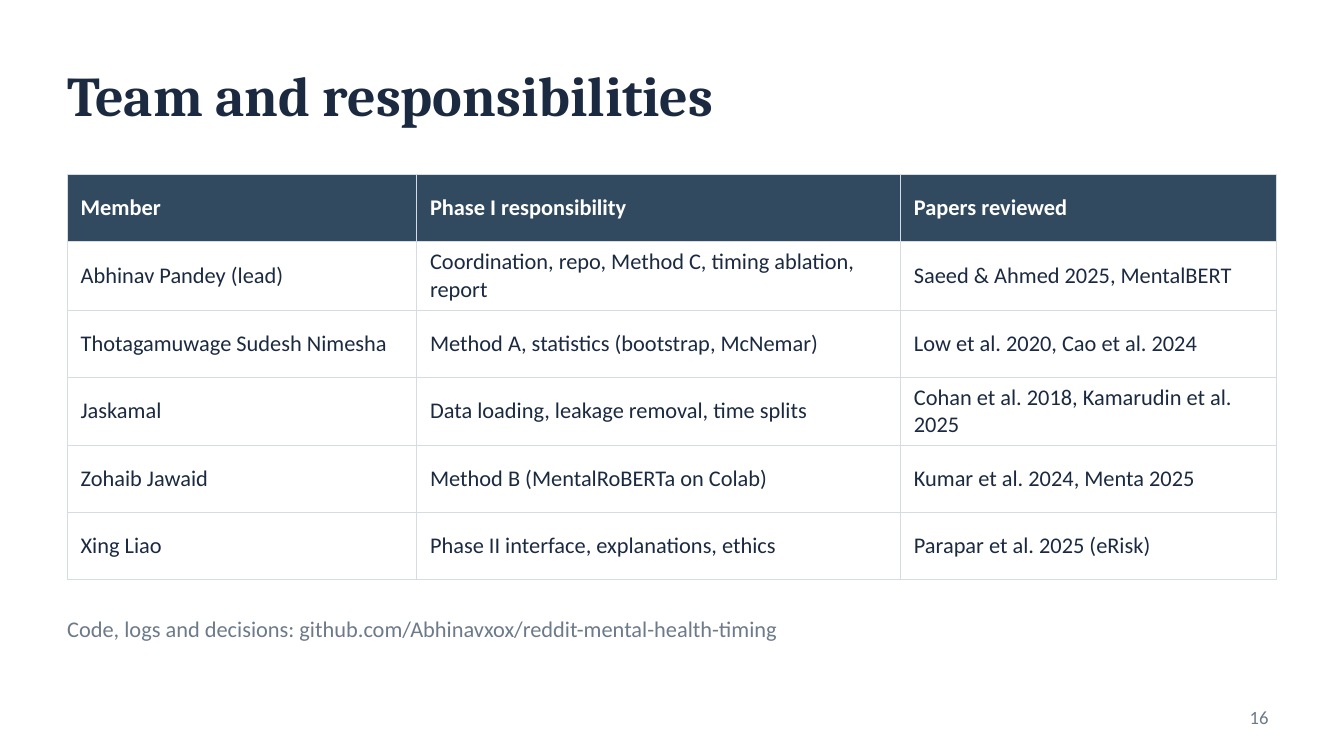
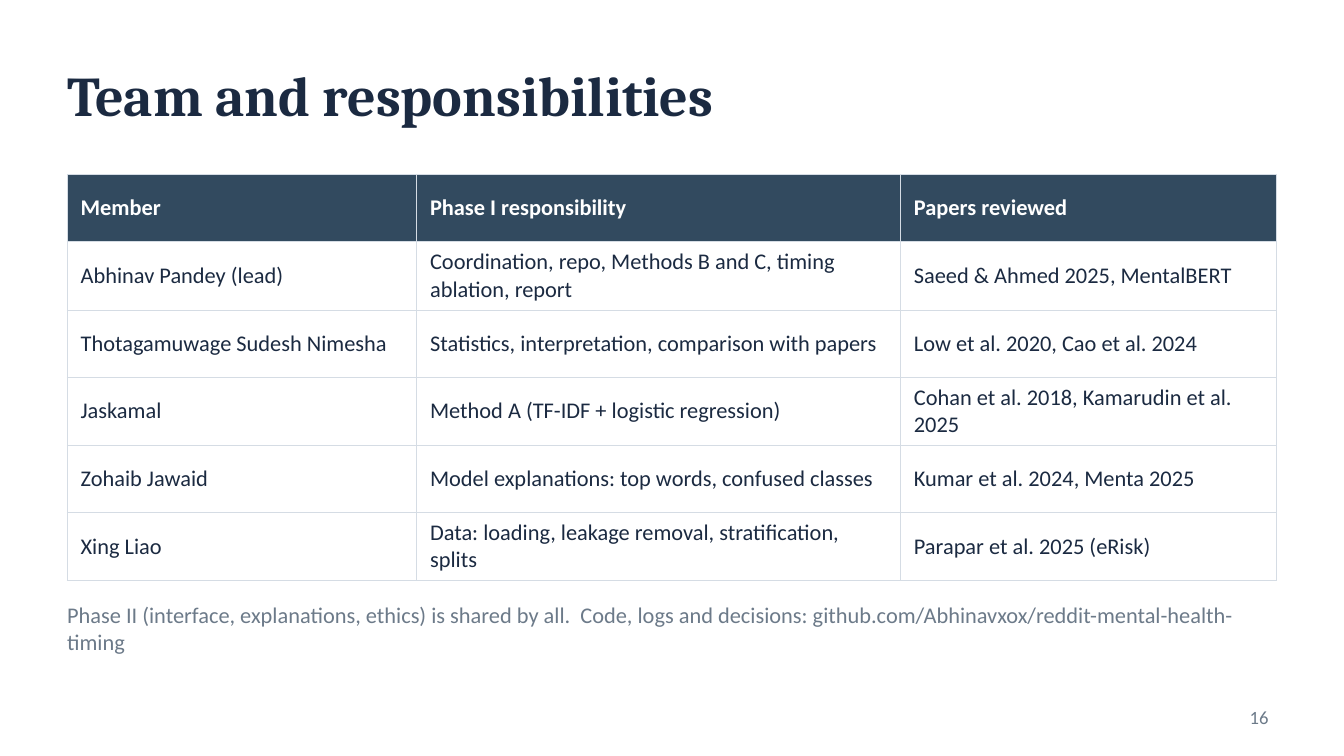
Before and after one commit to Abhinavxox/reddit-mental-health-timing, a slide deck: slide 16 of slides/Phase1_Timing_Matters.pptx. Drawn at 1344x756 pixels with LibreOffice and Linux fonts; fonts in the diff are those of the drawing. Boxes give left, top, right and bottom in pixels: in the first picture for what was removed or moved away, otherwise in the second. Text is boxed around its words. In the diff, an @@ line names an element or a change of style, - is before the commit and + after.

Commit message:
Rebalance team roles across README, TODO, logs, team guide, Q and A and slides

```diff
--- a/slides/Phase1_Timing_Matters.pptx
+++ b/slides/Phase1_Timing_Matters.pptx
@@ table at (67, 175, 1277, 575) @@
-row 2, column 2: Coordination, repo, Method C, timing ablation, report
+row 2, column 2: Coordination, repo, Methods B and C, timing ablation, report
-row 3, column 2: Method A, statistics (bootstrap, McNemar)
+row 3, column 2: Statistics, interpretation, comparison with papers
-row 4, column 2: Data loading, leakage removal, time splits
+row 4, column 2: Method A (TF-IDF + logistic regression)
-row 5, column 2: Method B (MentalRoBERTa on Colab)
+row 5, column 2: Model explanations: top words, confused classes
-row 6, column 2: Phase II interface, explanations, ethics
+row 6, column 2: Data: loading, leakage removal, stratification, splits
@@ text at (67, 607, 1232, 654): text changed @@
-Code, logs and decisions: github.com/Abhinavxox/reddit-mental-health-timing
+Phase II (interface, explanations, ethics) is shared by all. Code, logs and decisions: github.com/Abhinavxox/reddit-mental-health-timing
```
Also in this commit, not shown: 8 other files.
